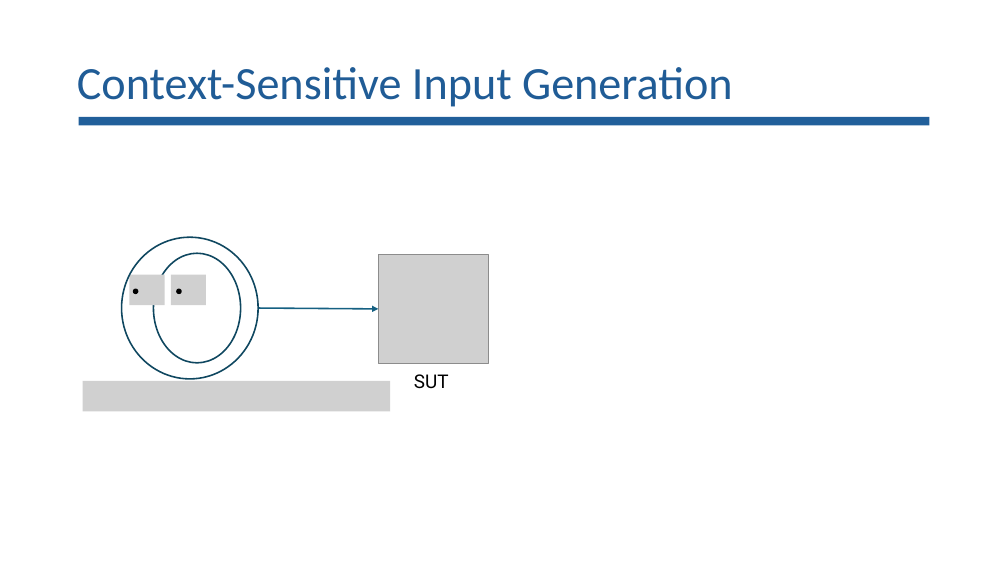
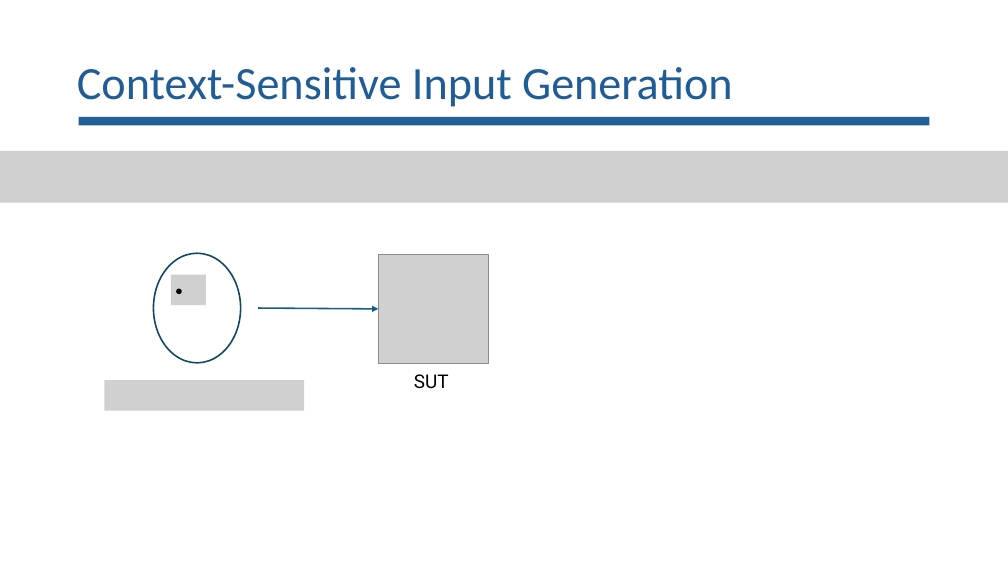
Before and after one commit to lorchrob/goblin_slides, a slide deck: slide 10 of goblin_slides.pptx. Drawn at 1008x567 pixels with LibreOffice and Linux fonts; fonts in the diff are those of the drawing; grey boxes stand for pictures. Boxes give left, top, right and bottom in pixels: in the first picture for what was removed or moved away, otherwise in the second. Text is boxed around its words. In the diff, an @@ line names an element or a change of style, - is before the commit and + after.

```diff
--- a/goblin_slides.pptx
+++ b/goblin_slides.pptx
@@ picture added at (x1=0, y1=151, x2=1008, y2=203) @@
@@ ellipse removed at (x1=122, y1=237, x2=259, y2=379) @@
@@ picture removed at (x1=129, y1=274, x2=164, y2=305) @@
@@ ellipse removed at (x1=133, y1=289, x2=138, y2=294) @@
@@ picture resized from (x1=82, y1=381, x2=390, y2=411) to (x1=104, y1=380, x2=304, y2=411) @@
```
Also in this commit, not shown: 6 other slides changed.
